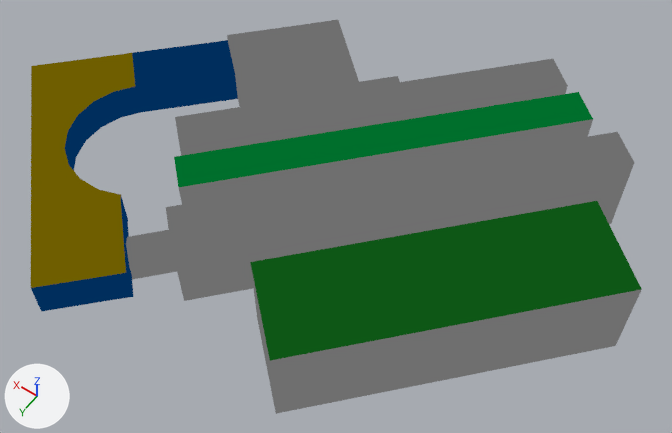
Before and after pictures for a commit that changed the glTF model undefined.glb.
Rendered twice from a 50 mm lens placed at (-34.7, 48.5, 85.5), pointed at (0.9, -1.4, 7.2). The axes (+X, +Y, +Z) are drawn at lower left. The lights are the same throughout. Where no turn or scale is listed for an object, it has been applied to the vertices.
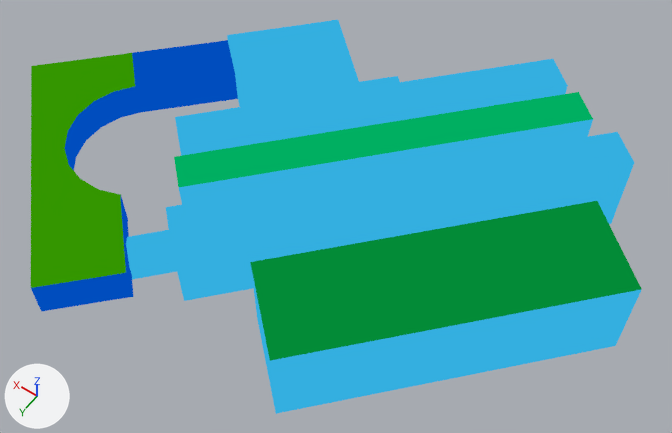
Changed parts and their boxes (x1, y1, x2, y2) in the pictures (672 x 433 px):
```json
{"object": "Cube (2)", "change": "surface changed", "before": [166, 20, 634, 301], "after": [166, 20, 634, 301], "on screen": "grey to cyan"}
{"object": "Cube (1)", "change": "surface changed", "before": [250, 201, 642, 414], "after": [250, 201, 642, 414]}
{"object": "Arch", "change": "surface changed", "before": [31, 40, 238, 312], "after": [31, 40, 238, 312]}
{"object": "Cube", "change": "recoloured", "before": [126, 230, 177, 280], "after": [126, 230, 177, 280], "on screen": "grey to cyan"}
```

The change, as JSON lines over the scene's bpy script:
```json
{"block": "mat_basic", "where": "n5 = _N.new('ShaderNodeMix'); n5.name = 'Mix'"}
{"op": "set", "path": "n5.inputs[7].default_value", "old": "(0.158, 0.158, 0.158, 1.0)", "new": "(0.034, 0.427, 0.743, 1.0)", "note": "'B', grey #6f6f6f -> 'B', cyan #34afe0"}
{"block": "mat_basic_001", "where": "n0 = _N.new('ShaderNodeEmission'); n0.name = 'Emission'"}
{"op": "set", "path": "n0.inputs[0].default_value", "old": "(0.158, 0.158, 0.158, 1.0)", "new": "(0.034, 0.427, 0.743, 1.0)", "note": "'Color', grey #6f6f6f -> 'Color', cyan #34afe0"}
```
